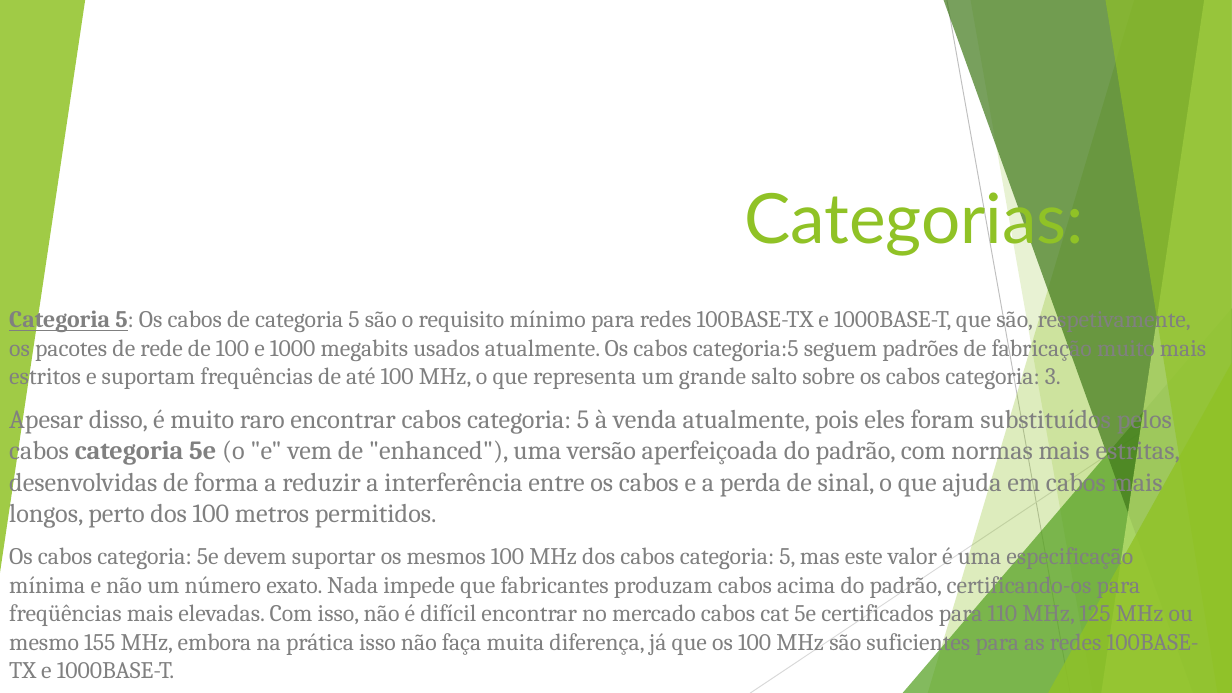
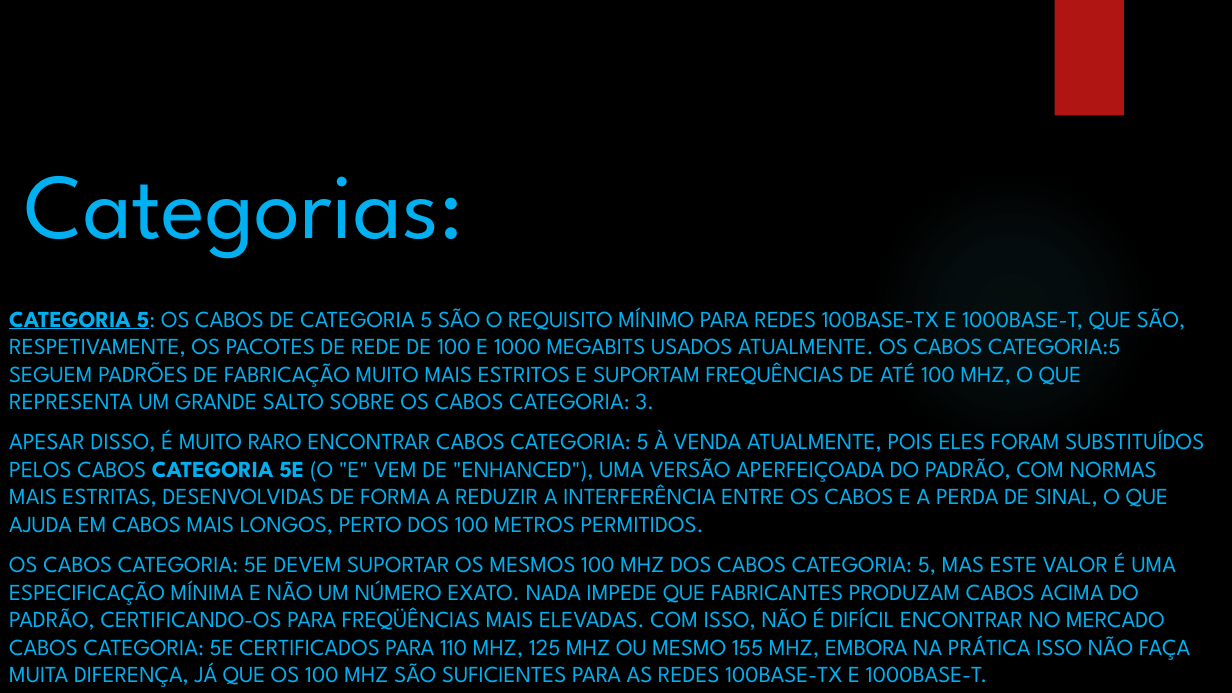
Before and after one commit to luziamartins/luziamartins, a slide deck: slide 5 of 0771-Tipos de Redes-trabalho pratico.pptx. Drawn at 1232x693 pixels with LibreOffice and Linux fonts; fonts in the diff are those of the drawing; background and template pictures are left out. Boxes give left, top, right and bottom in pixels: in the first picture for what was removed or moved away, otherwise in the second. Text is boxed around its words. In the diff, an @@ line names an element or a change of style, - is before the commit and + after.

```diff
--- a/0771-Tipos de Redes-trabalho pratico.pptx
+++ b/0771-Tipos de Redes-trabalho pratico.pptx
@@ background #FFFFFF to picture (left out) @@
@@ group removed at <box>0,0,1232,693</box>: 5 freeform shapes, 3 triangles, 2 lines @@
@@ title "Categorias:" at <box>25,176,463,259</box>: size 54 to 72 pt, font Lato to League Spartan, text colour #90C226 to #00B0F0; alignment right to left @@
@@ rectangle added at <box>1055,0,1124,116</box>, fill #B01513 @@
@@ ellipse added at <box>870,169,1154,454</box>, fill gradient #50B9C1 @@
@@ subtitle at <box>9,307,1204,687</box>: text changed; size 18.5 to 17.9 pt; font Cambria to League Spartan; text colour #808080 to #00B0F0 @@
-Categoria 5: Os cabos de categoria 5 são o requisito mínimo para redes 100BASE-TX e 1000BASE-T, que são, respetivamente, os pacotes de rede de 100 e 1000 megabits usados atualmente. Os cabos categoria:5 seguem padrões de fabricação muito mais estritos e suportam frequências de até 100 MHz, o que representa um grande salto sobre os cabos categoria: 3.
-Apesar disso, é muito raro encontrar cabos categoria: 5 à venda atualmente, pois eles foram substituídos pelos cabos categoria 5e (o "e" vem de "enhanced"), uma versão aperfeiçoada do padrão, com normas mais estritas, desenvolvidas de forma a reduzir a interferência entre os cabos e a perda de sinal, o que ajuda em cabos mais longos, perto dos 100 metros permitidos.
-Os cabos categoria: 5e devem suportar os mesmos 100 MHz dos cabos categoria: 5, mas este valor é uma especificação mínima e não um número exato. Nada impede que fabricantes produzam cabos acima do padrão, certificando-os para freqüências mais elevadas. Com isso, não é difícil encontrar no mercado cabos cat 5e certificados para 110 MHz, 125 MHz ou mesmo 155 MHz, embora na prática isso não faça muita diferença, já que os 100 MHz são suficientes para as redes 100BASE-TX e 1000BASE-T.
+CATEGORIA 5: OS CABOS DE CATEGORIA 5 SÃO O REQUISITO MÍNIMO PARA REDES 100BASE-TX E 1000BASE-T, QUE SÃO, RESPETIVAMENTE, OS PACOTES DE REDE DE 100 E 1000 MEGABITS USADOS ATUALMENTE. OS CABOS CATEGORIA:5 SEGUEM PADRÕES DE FABRICAÇÃO MUITO MAIS ESTRITOS E SUPORTAM FREQUÊNCIAS DE ATÉ 100 MHZ, O QUE REPRESENTA UM GRANDE SALTO SOBRE OS CABOS CATEGORIA: 3.
+APESAR DISSO, É MUITO RARO ENCONTRAR CABOS CATEGORIA: 5 À VENDA ATUALMENTE, POIS ELES FORAM SUBSTITUÍDOS PELOS CABOS CATEGORIA 5E (O "E" VEM DE "ENHANCED"), UMA VERSÃO APERFEIÇOADA DO PADRÃO, COM NORMAS MAIS ESTRITAS, DESENVOLVIDAS DE FORMA A REDUZIR A INTERFERÊNCIA ENTRE OS CABOS E A PERDA DE SINAL, O QUE AJUDA EM CABOS MAIS LONGOS, PERTO DOS 100 METROS PERMITIDOS.
+OS CABOS CATEGORIA: 5E DEVEM SUPORTAR OS MESMOS 100 MHZ DOS CABOS CATEGORIA: 5, MAS ESTE VALOR É UMA ESPECIFICAÇÃO MÍNIMA E NÃO UM NÚMERO EXATO. NADA IMPEDE QUE FABRICANTES PRODUZAM CABOS ACIMA DO PADRÃO, CERTIFICANDO-OS PARA FREQÜÊNCIAS MAIS ELEVADAS. COM ISSO, NÃO É DIFÍCIL ENCONTRAR NO MERCADO CABOS CATEGORIA: 5E CERTIFICADOS PARA 110 MHZ, 125 MHZ OU MESMO 155 MHZ, EMBORA NA PRÁTICA ISSO NÃO FAÇA MUITA DIFERENÇA, JÁ QUE OS 100 MHZ SÃO SUFICIENTES PARA AS REDES 100BASE-TX E 1000BASE-T.
```
Also in this commit, not shown: 8 other slides changed, 6 slides added, 15 slides removed.
